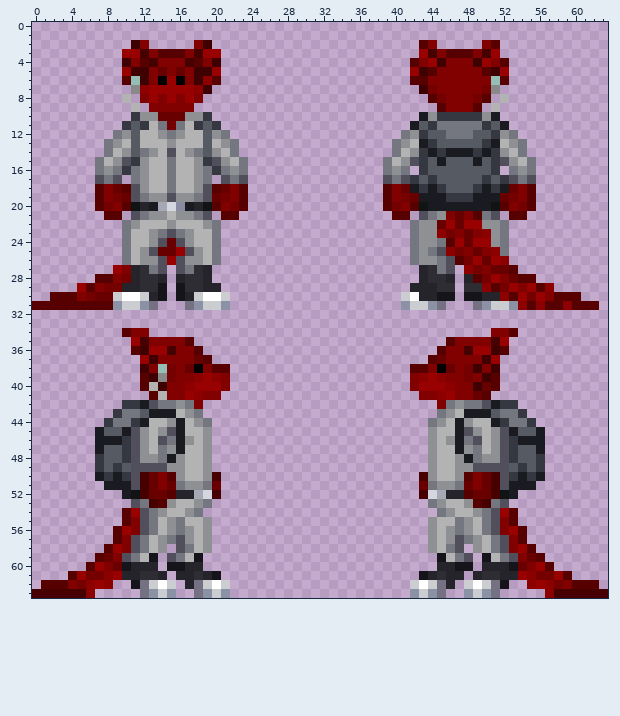
File history of a pixel-art sprite, code/modules/unit_tests/screenshots/screenshot_humanoids__datum_species_lizard_ashwalker.png. Above: the version before the commit.
The file is 64x64 pixels. Colours within 5 levels of each other are drawn and written as one.
Once edited:
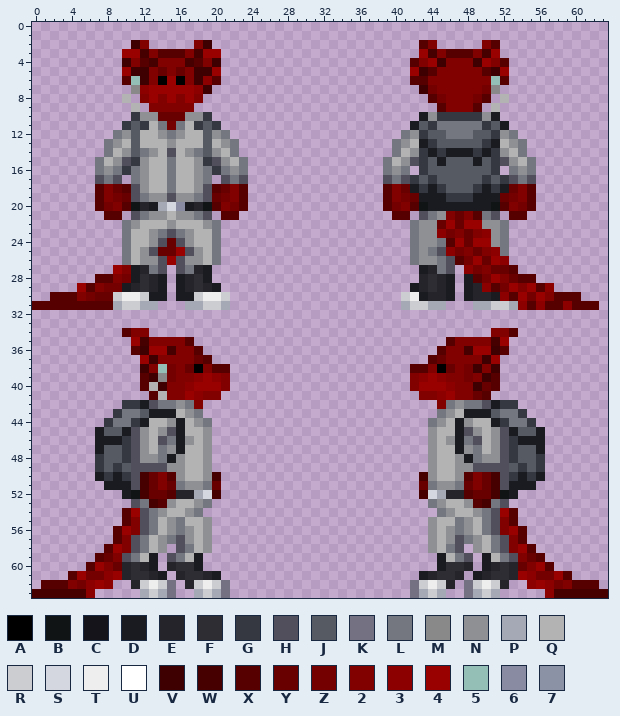
Palette (. is transparent): A #000000  B #111414  C #14141a  D #1a1a21  E #24242a  F #2d2d33  G #353841  H #514f5b  J #565a63  K #747182  L #747780  M #898989  N #8e9093  P #a5a9b6  Q #b3b3b3  R #cbcdd1  S #d4d7df  T #eeeeee  U #ffffff  V #3e0000  W #470000  X #560000  Y #690000  Z #740000  2 #810000  3 #8d0000  4 #990000  5 #94bfb6  6 #898ba2  7 #8c92a5
Changes in this commit:
Changed rows in their new state; - is an unchanged pixel.
first column x 9:
27 --DE-----ED-----------------------DE---------
28 --D-ED-DE-D-------------------------ED-D-----
29 -D--ED-DE--D---------------------D-FED-DE----
30 -TT-DD-DD-TT---------------------TD-ED-DE-D--
31 P--PP---PP--P-------------------P--PP---PP--P
first column x 10:
59 ---D----D--------------------------D----D---
60 EF-D-EFFD--------------------------DFFE-D-FE
61 -F-ED--F--D----------------------D--F--DE-F-
62 -ERTRK--RTRK--------------------KRTR--KRTRE-
63 --PRPK--PRPK--------------------KPRP--KPRP--
Pixel boxes of the changes (left, top, right, bottom) in both pictures:
changed: (113, 265, 230, 310)
changed: (401, 265, 518, 310)
changed: (122, 553, 230, 598)
changed: (410, 553, 518, 598)
